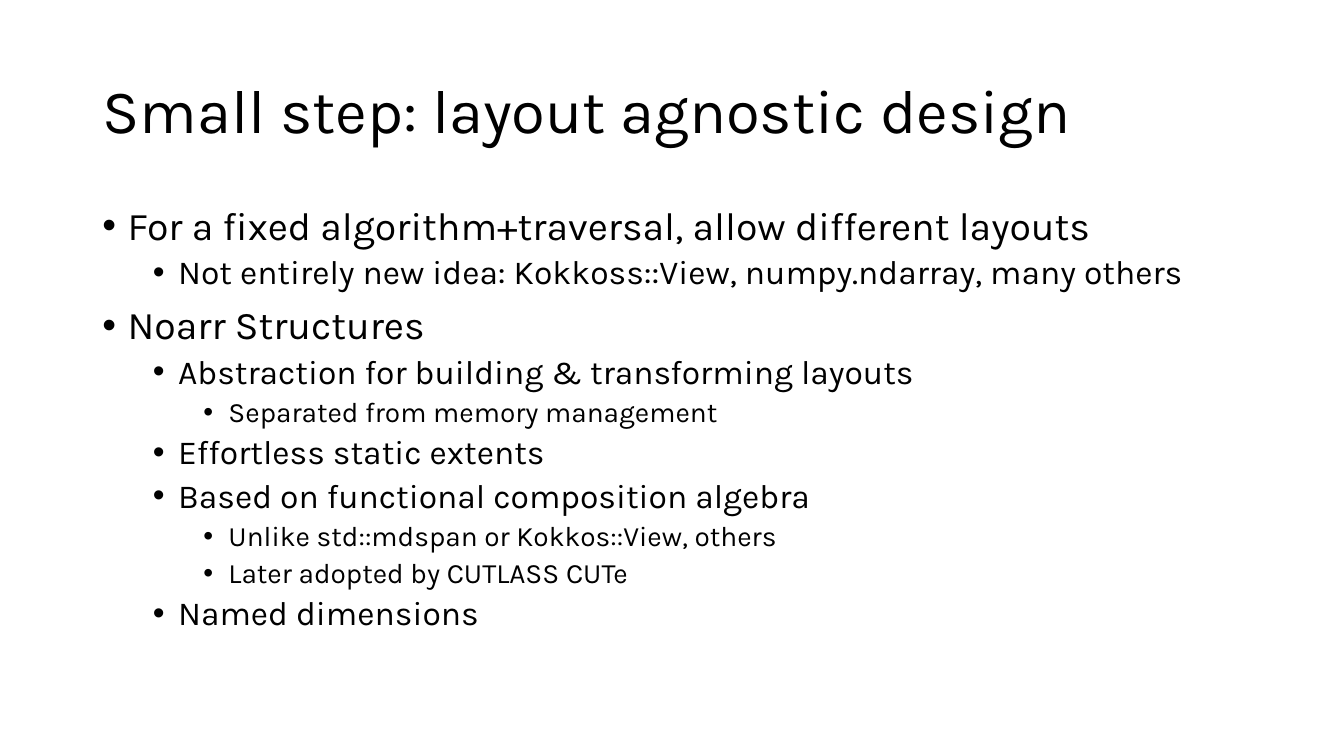
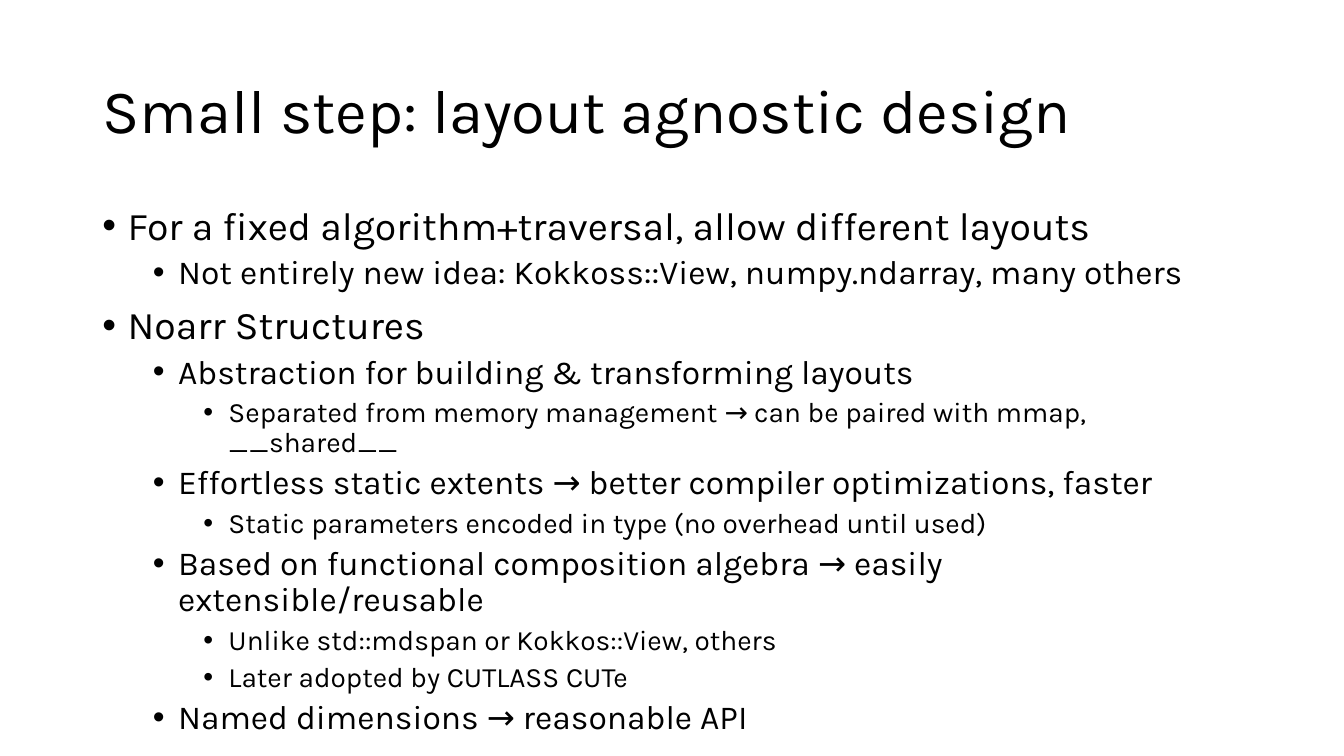
Before and after one commit to jiriklepl/phd-thesis, a slide deck: slide 4 of slides/Optimizing Memory Layouts and Traversal Orders in High-Performance Computing.pptx. Drawn at 1344x756 pixels with LibreOffice and Linux fonts; fonts in the diff are those of the drawing. Boxes give left, top, right and bottom in pixels: in the first picture for what was removed or moved away, otherwise in the second. Text is boxed around its words. In the diff, an @@ line names an element or a change of style, - is before the commit and + after.

Commit message:
update the slides

```diff
--- a/slides/Optimizing Memory Layouts and Traversal Orders in High-Performance Computing.pptx
+++ b/slides/Optimizing Memory Layouts and Traversal Orders in High-Performance Computing.pptx
@@ text at <box>178,402,1152,614</box>: text changed @@
-    • Separated from memory management
-  • Effortless static extents
-  • Based on functional composition algebra
+    • Separated from memory management → can be paired with mmap, __shared__
+  • Effortless static extents → better compiler optimizations, faster
+    • Static parameters encoded in type (no overhead until used)
+  • Based on functional composition algebra → easily extensible/reusable
@@ text at <box>178,602,479,626</box>: text changed @@
-  • Named dimensions
+  • Named dimensions → reasonable API
```
Also in this commit, not shown: 1 slide added.
